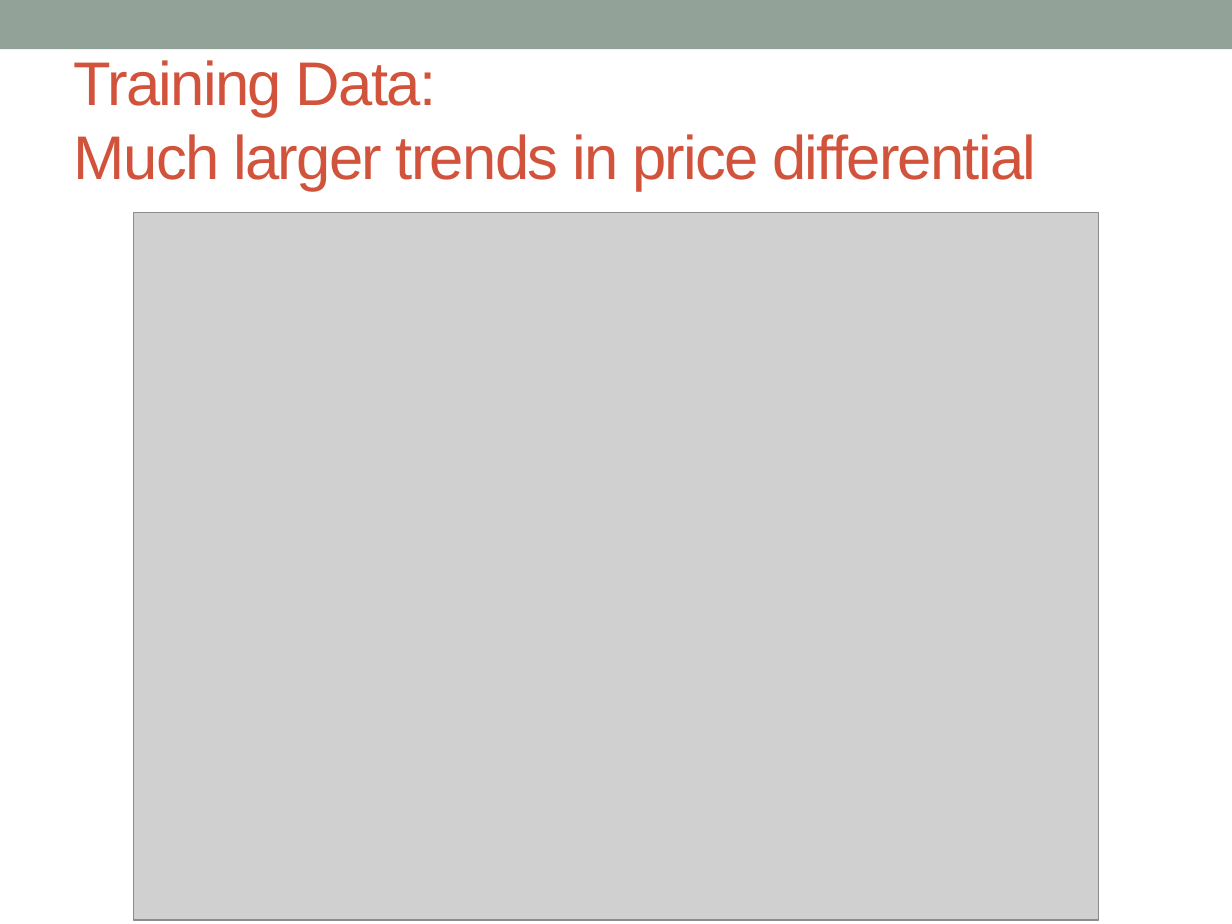
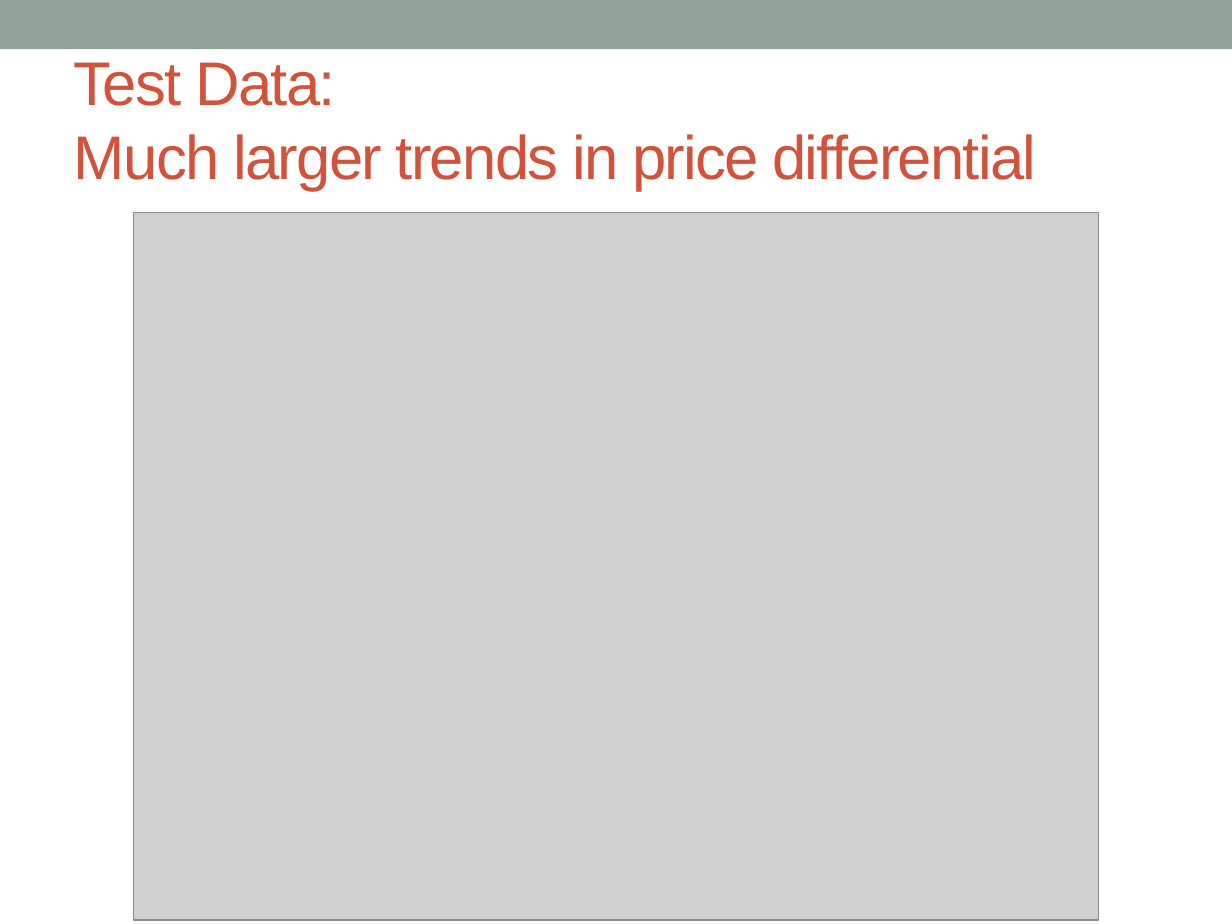
Before and after one commit to jeffreydarling/222project, a slide deck: slide 16 of PairsTradeSlides.pptx. Drawn at 1232x924 pixels with LibreOffice and Linux fonts; fonts in the diff are those of the drawing; grey boxes stand for pictures. Boxes give left, top, right and bottom in pixels: in the first picture for what was removed or moved away, otherwise in the second. Text is boxed around its words. In the diff, an @@ line names an element or a change of style, - is before the commit and + after.

```diff
--- a/PairsTradeSlides.pptx
+++ b/PairsTradeSlides.pptx
@@ title at (74,62,1036,191): text changed @@
-Training Data:
-Much larger trends in price differential
+Test Data:
+Much larger trends in price differential
```
Also in this commit, not shown: 1 other slide changed.
